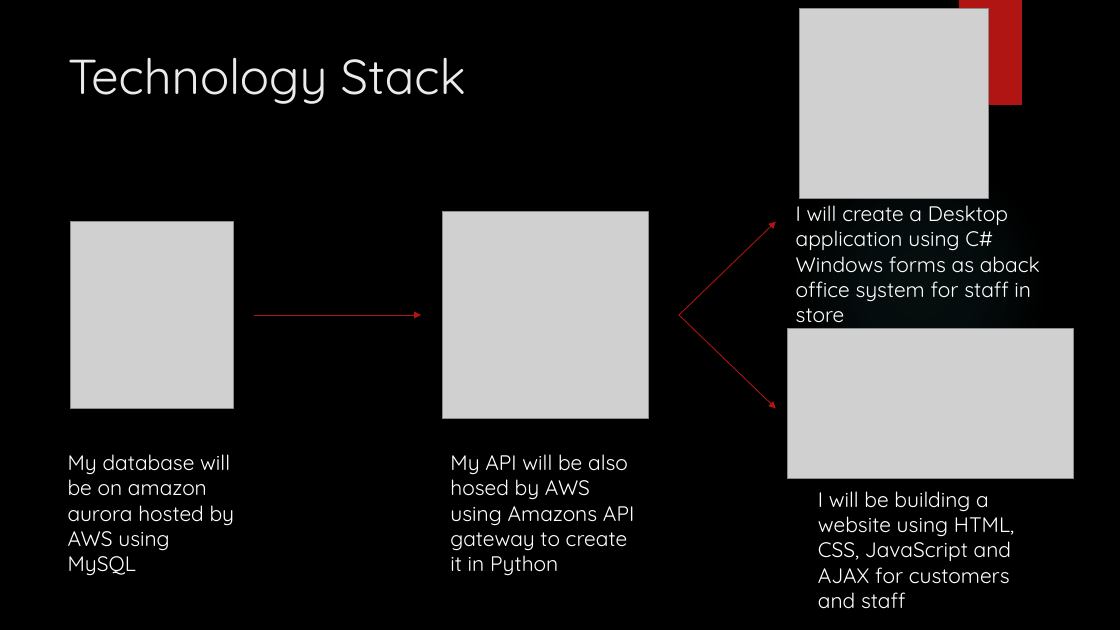
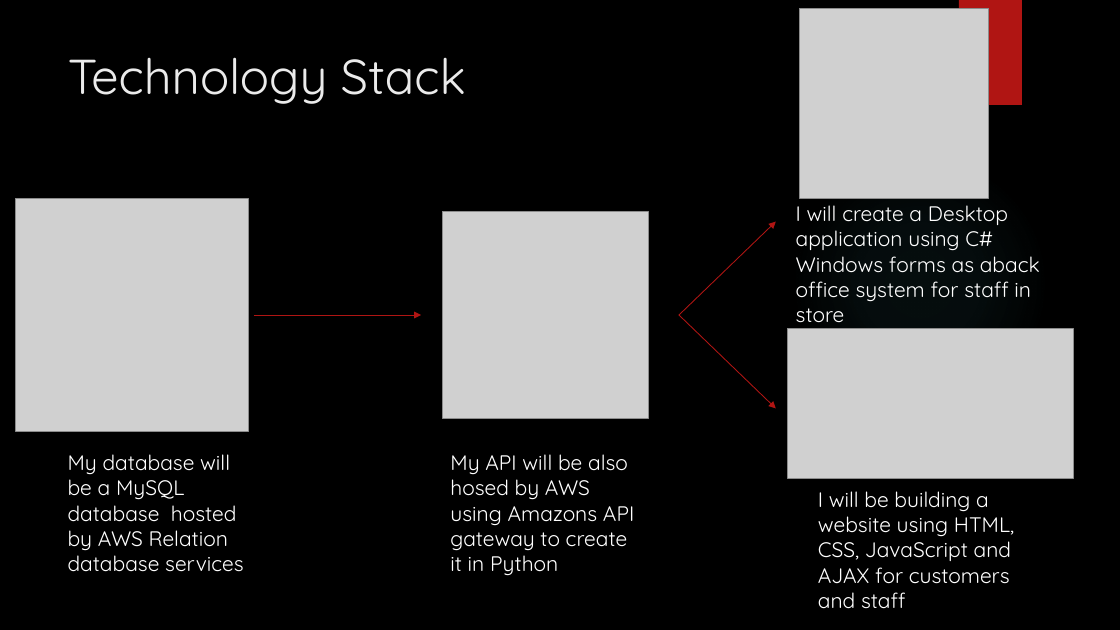
Before and after one commit to wbutler99/PRCO304, a slide deck: slide 3 of Documents/Corner shop Specialist Pitch.pptx. Drawn at 1120x630 pixels with LibreOffice and Linux fonts; fonts in the diff are those of the drawing; grey boxes stand for pictures; background and template pictures are left out. Boxes give left, top, right and bottom in pixels: in the first picture for what was removed or moved away, otherwise in the second. Text is boxed around its words. In the diff, an @@ line names an element or a change of style, - is before the commit and + after.

```diff
--- a/Documents/Corner shop Specialist Pitch.pptx
+++ b/Documents/Corner shop Specialist Pitch.pptx
@@ picture resized from (x1=71, y1=222, x2=234, y2=408) to (x1=15, y1=198, x2=248, y2=431) @@
@@ text at (x1=68, y1=454, x2=244, y2=572): text changed @@
-My database will be on amazon aurora hosted by AWS using MySQL
+My database will be a MySQL database hosted by AWS Relation database services
```
Also in this commit, not shown: 1 other slide changed, 1 slide added, 1 slide removed.
